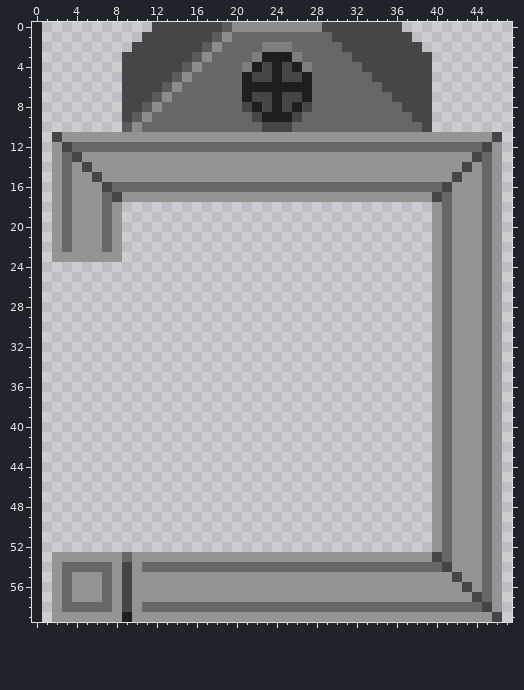
Edited in one commit: pixel-art sprite (assets/gfx/lift.png). Above: the version before the commit.
The file is 47x60 pixels. Colours within 5 levels of each other are drawn and written as one. The old version is drawn lined up with the new one, on the new canvas.
After:
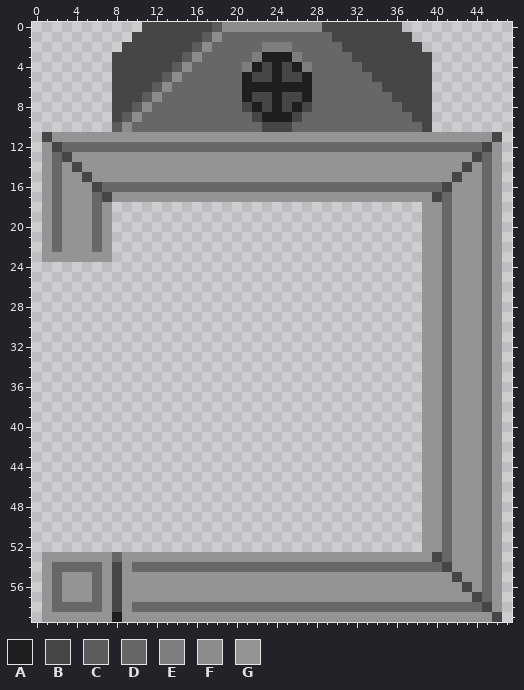
Palette (. is transparent): A #1e1e1e  B #464646  C #5c5c5c  D #676767  E #7e7e7e  F #8c8c8c  G #949494
Edits made:
canvas 47x60 -> 48x60, the old top-left corner now at 1,0
Changed rows in their new state; - is an unchanged pixel.
first column x 1:
 0 ----------B------CF--------------------
 1 ---------B------CFD--------------------
 2 --------B------CFD---------------------
 3 -------B------CFD----------------------
 4 -------B-----CFD-----------------------
 5 -------B----CFD------------------------
 6 -------B---CFD-------------------------
 7 -------B--CFD--------------------------
 8 -------B-CFD---------------------------
 9 -------BCFD----------------------------
10 -------CFD-----------------------------
11 BG-------------------------------------
12 GBD------------------------------------
13 GDBG-----------------------------------
14 GDGBG----------------------------------
15 GDG-BG---------------------------------
16 GDG--BD--------------------------------
17 GDG--DBG-------------------------------
18 GDG--DG.------------------------------G
19 GDG--DG.------------------------------G
20 GDG--DG.------------------------------G
21 GDG--DG.------------------------------G
22 GDG--DG.------------------------------G
23 G------.------------------------------G
24 --------------------------------------G
25 --------------------------------------G
26 --------------------------------------G
27 --------------------------------------G
28 --------------------------------------G
29 --------------------------------------G
30 --------------------------------------G
31 --------------------------------------G
32 --------------------------------------G
33 --------------------------------------G
34 --------------------------------------G
35 --------------------------------------G
36 --------------------------------------G
37 --------------------------------------G
38 --------------------------------------G
39 --------------------------------------G
40 --------------------------------------G
41 --------------------------------------G
42 --------------------------------------G
43 --------------------------------------G
44 --------------------------------------G
45 --------------------------------------G
46 --------------------------------------G
47 --------------------------------------G
48 --------------------------------------G
49 --------------------------------------G
50 --------------------------------------G
51 --------------------------------------G
52 --------------------------------------G
53 G------DG------------------------------
54 GD----GBGD-----------------------------
55 GDG--DGBG------------------------------
56 GDG--DGBG------------------------------
57 GDG--DGBG------------------------------
58 GD----GBGD-----------------------------
59 G------AG------------------------------
Pixel boxes of the changes (left, top, right, bottom) in both pictures:
changed: (42, 22, 232, 262)
added: (422, 202, 432, 552)
changed: (42, 552, 142, 622)
